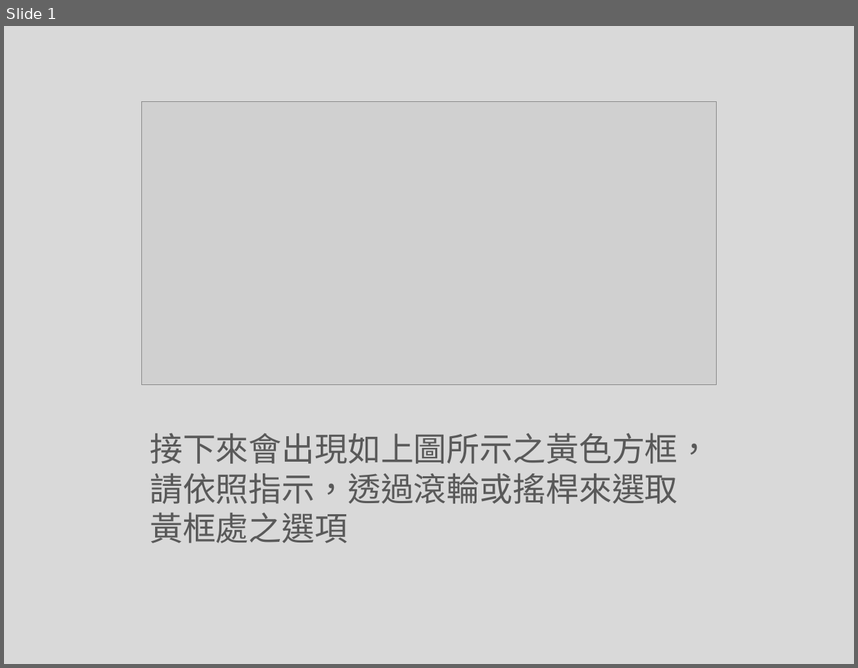
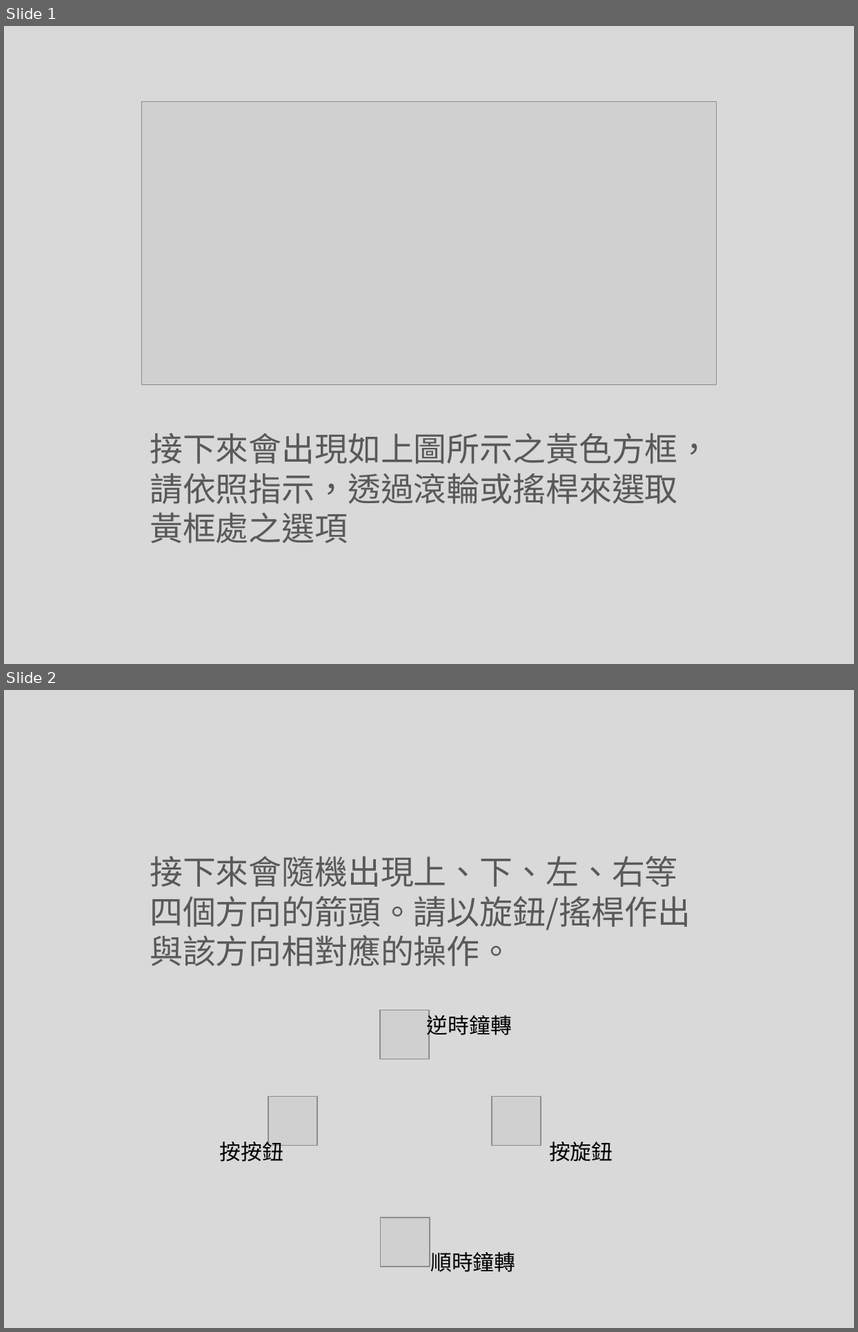
Before and after one commit to EJ-Chang/MonitorSI, a slide deck: Img/HSIinstruction.pptx. Shown one above the other, each under a label of ours: slide 1 before the commit, slides 1 and 2 after it. The pictures are 858x668 and 858x1332 pixels, drawn with LibreOffice and Linux fonts; fonts in the diff are those of the drawing; grey boxes stand for pictures. Boxes give left, top, right and bottom in pixels: in the first picture for what was removed or moved away, otherwise in the second. Text is boxed around its words. In the diff, an @@ line names an element or a change of style, - is before the commit and + after.

```diff
--- a/Img/HSIinstruction.pptx
+++ b/Img/HSIinstruction.pptx
@@ slide 2 added at bbox=[4, 690, 854, 1328], background #D9D9D9 @@
@@ text added at bbox=[150, 856, 691, 966], 28 pt, text #595959 @@
+接下來會隨機出現上、下、左、右等四個方向的箭頭。請以旋鈕/搖桿作出與該方向相對應的操作。
@@ picture added at bbox=[380, 1009, 429, 1059] @@
@@ text added at bbox=[427, 1012, 512, 1039], 18 pt, text #000000 @@
+逆時鐘轉
@@ picture added at bbox=[268, 1096, 318, 1145] @@
@@ picture added at bbox=[492, 1096, 542, 1145] @@
@@ text added at bbox=[219, 1138, 283, 1161], 18 pt, text #000000 @@
+按按鈕
@@ text added at bbox=[549, 1141, 613, 1161], 18 pt, text #000000 @@
+按旋鈕
@@ picture added at bbox=[381, 1217, 430, 1266] @@
@@ text added at bbox=[430, 1252, 515, 1272], 18 pt, text #000000 @@
+順時鐘轉
```
Also in this commit, not shown: 17 other files.
